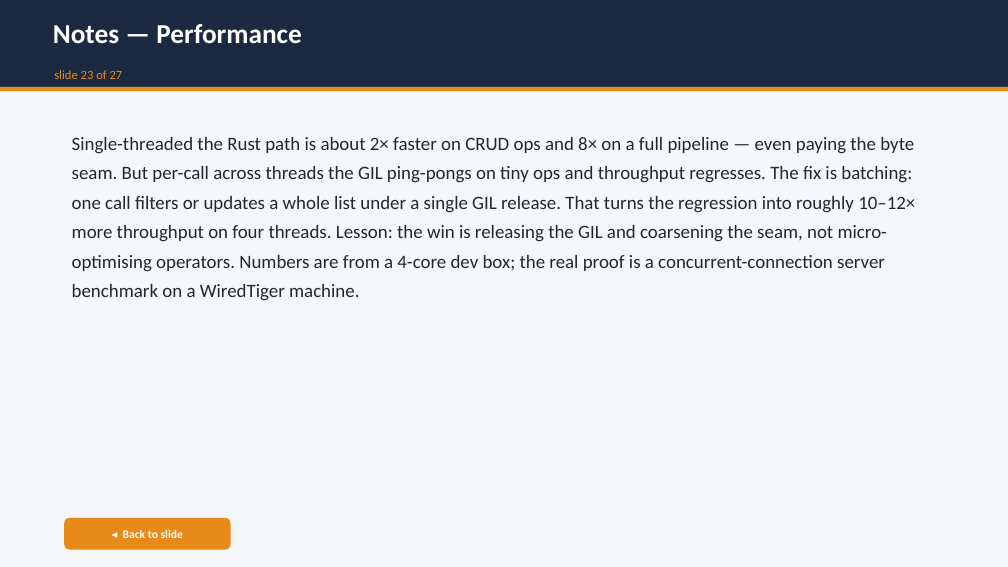
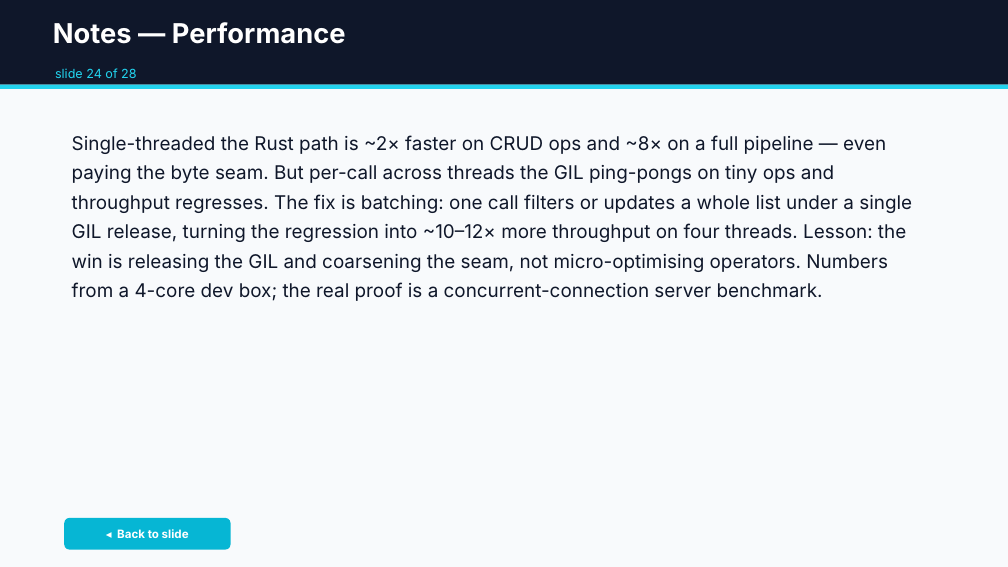
Before and after one commit to jdrumgoole/SecantusDB, a slide deck: slide 53 of docs/presentations/SecantusDB-overview.pptx (slide 51 before the commit). Drawn at 1008x567 pixels with LibreOffice and Linux fonts; fonts in the diff are those of the drawing. Boxes give left, top, right and bottom in pixels: in the first picture for what was removed or moved away, otherwise in the second. Text is boxed around its words. In the diff, an @@ line names an element or a change of style, - is before the commit and + after.

```diff
--- a/docs/presentations/SecantusDB-overview.pptx
+++ b/docs/presentations/SecantusDB-overview.pptx
@@ rectangle at (0, 0, 1008, 567): fill #F5F7FA to #F8FAFC @@
@@ rectangle at (0, 0, 1008, 85): fill #1B2A41 to #0F172A @@
@@ text "Notes — Performance" at (53, 22, 346, 44): font Calibri to Inter @@
@@ rectangle at (0, 85, 1008, 89): fill #E88A1A to #22D3EE @@
@@ text at (55, 68, 136, 78): text changed; font Calibri to Inter; text colour #E88A1A to #22D3EE @@
-slide 23 of 27
+slide 24 of 28
@@ text at (72, 135, 912, 301): text changed; font Calibri to Inter; text colour #202833 to #0F172A @@
-Single-threaded the Rust path is about 2× faster on CRUD ops and 8× on a full pipeline — even paying the byte seam. But per-call across threads the GIL ping-pongs on tiny ops and throughput regresses. The fix is batching: one call filters or updates a whole list under a single GIL release. That turns the regression into roughly 10–12× more throughput on four threads. Lesson: the win is releasing the GIL and coarsening the seam, not micro-optimising operators. Numbers are from a 4-core dev box; the real proof is a concurrent-connection server benchmark on a WiredTiger machine.
+Single-threaded the Rust path is ~2× faster on CRUD ops and ~8× on a full pipeline — even paying the byte seam. But per-call across threads the GIL ping-pongs on tiny ops and throughput regresses. The fix is batching: one call filters or updates a whole list under a single GIL release, turning the regression into ~10–12× more throughput on four threads. Lesson: the win is releasing the GIL and coarsening the seam, not micro-optimising operators. Numbers from a 4-core dev box; the real proof is a concurrent-connection server benchmark.
@@ rounded rectangle "◂ Back to slide" at (64, 518, 231, 550): font Calibri to Inter; fill #E88A1A to #06B6D4 @@
```
Also in this commit, not shown: 52 other slides changed, 4 slides added, 2 slides removed, 4 other files.
